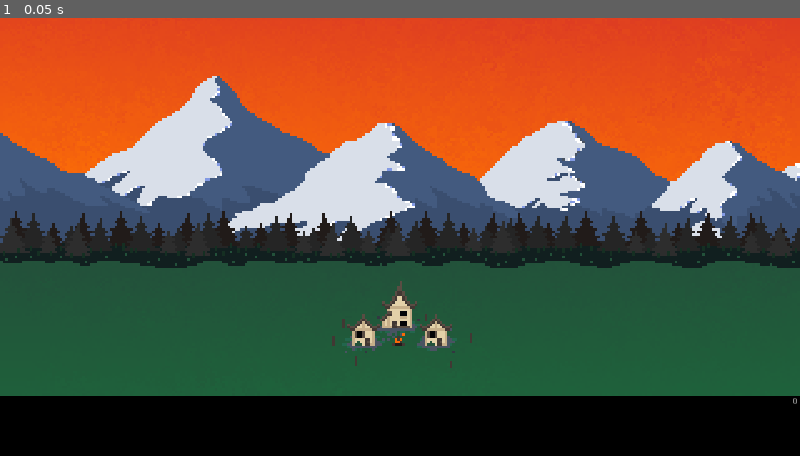
Above: before the commit, frame 1.
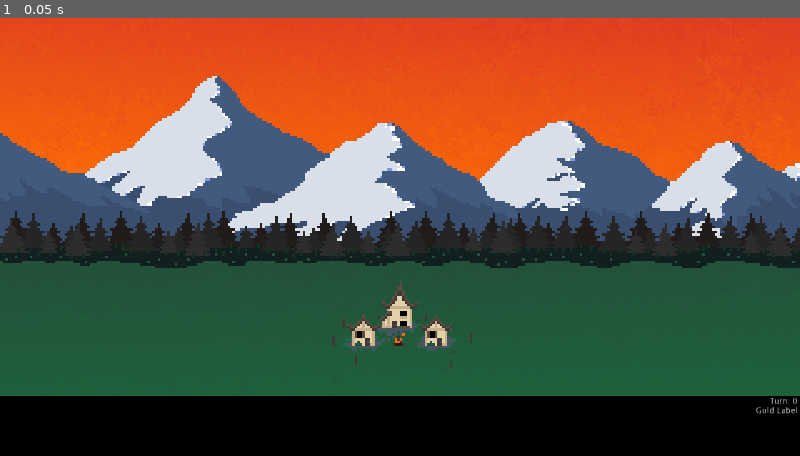
Above: after the commit, the same moment.

Repository: terrainbuilder52/Disaster_Dispatcher
Game: Godot game, scene res://Main_Scene.tscn
Two runs of this game, one before a commit and one after it. Both use one fixed random seed, a clock stepped at 60 frames per second and the inputs below.
Inputs:
- Up to frame 1 (0.05 s): no input

The runs differ from the first frame. In frame 1, less than 0.1% of the frame differs, in the area x 94-100%, y 86-91%.

Commit message:
Added passive gold generation.

Diff:
--- /dev/null
+++ b/Disaster_Dispatcher/City.gd
@@ -0,0 +1,17 @@
+extends Node2D
+
+var gold = 0
+
+# Called when the node enters the scene tree for the first time.
+func _ready():
+	pass # Replace with function body.
+
+
+# Called every frame. 'delta' is the elapsed time since the previous frame.
+func _process(delta):
+	pass
+
+func _on_World_turn_passed():
+	gold += 10
+	var main_scene = get_parent()
+	main_scene.get_node("WorldUI/CanvasLayer/GoldLabel").text = "Gold: " + str(gold)
--- a/Disaster_Dispatcher/City.tscn
+++ b/Disaster_Dispatcher/City.tscn
@@ -1,11 +1,13 @@
-[gd_scene load_steps=3 format=2]
+[gd_scene load_steps=4 format=2]
 
 [ext_resource path="res://assets/city.png" type="Texture" id=1]
+[ext_resource path="res://City.gd" type="Script" id=2]
 
 [sub_resource type="RectangleShape2D" id=1]
 extents = Vector2( 120, 80 )
 
 [node name="City" type="Node2D"]
+script = ExtResource( 2 )
 
 [node name="Area2D" type="Area2D" parent="."]
 __meta__ = {
--- a/Disaster_Dispatcher/Main_Scene.gd
+++ b/Disaster_Dispatcher/Main_Scene.gd
@@ -3,6 +3,7 @@
 var time = 0
 var time_passed = 60
 var turn = 0
+signal turn_passed
 # Declare member variables here. Examples:
 # var a = 2
 # var b = "text"
@@ -10,8 +11,7 @@
 
 # Called when the node enters the scene tree for the first time.
 func _ready():
-	pass # Replace with function body.
-
+	pass
 
 # Called every frame. 'delta' is the elapsed time since the previous frame.
 func _process(delta):
@@ -19,4 +19,9 @@
 	if time > time_passed:
 		time = 0
 		turn += 1
-	$WorldUI/CanvasLayer/TurnLabel.text = str(turn)
+		_on_Turn_passed()
+	$WorldUI/CanvasLayer/TurnLabel.text = "Turn: " + str(turn)
+
+
+func _on_Turn_passed():
+		emit_signal("turn_passed")
--- a/Disaster_Dispatcher/Main_Scene.tscn
+++ b/Disaster_Dispatcher/Main_Scene.tscn
@@ -28,13 +28,24 @@
 layer = 100
 
 [node name="TurnLabel" type="Label" parent="WorldUI/CanvasLayer"]
-margin_left = 1202.36
-margin_top = 626.065
-margin_right = 1276.36
-margin_bottom = 708.065
-text = "AHHHHHHHHHHHHHHHHHHHHHHHHHHHH"
+margin_left = 1202.0
+margin_top = 626.0
+margin_right = 1276.0
+margin_bottom = 645.0
+text = "Turn Label"
 align = 2
 autowrap = true
 __meta__ = {
 "_edit_use_anchors_": false
 }
+
+[node name="GoldLabel" type="Label" parent="WorldUI/CanvasLayer"]
+margin_left = 1208.68
+margin_top = 640.849
+margin_right = 1279.68
+margin_bottom = 660.849
+text = "Gold Label"
+__meta__ = {
+"_edit_use_anchors_": false
+}
+[connection signal="turn_passed" from="." to="City" method="_on_World_turn_passed"]
